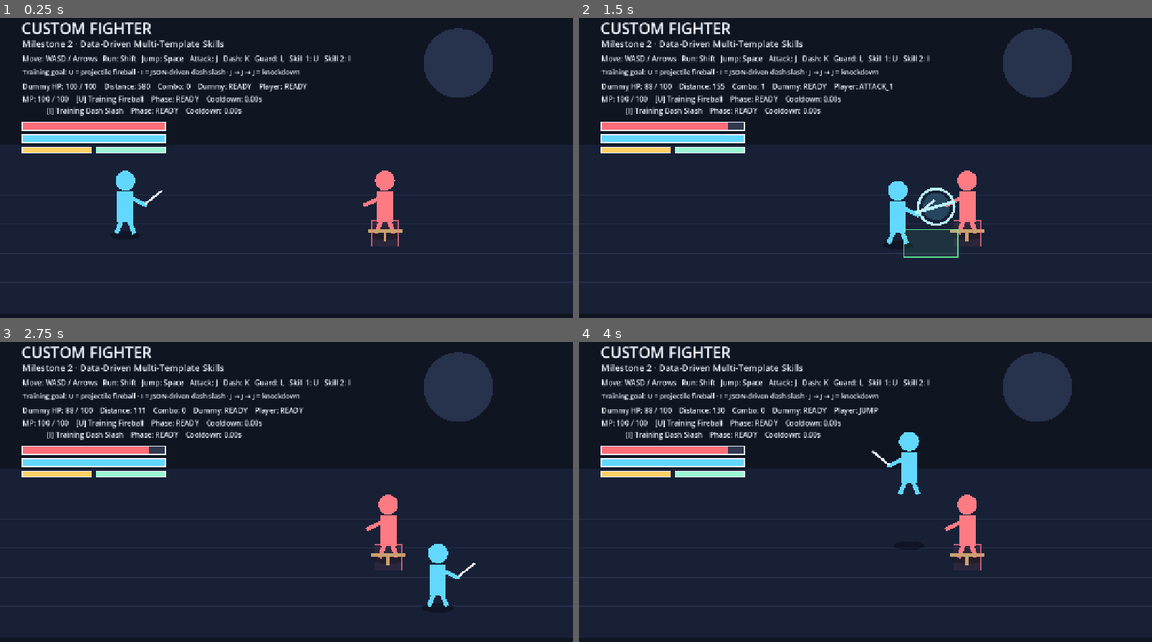
Above: before the commit, frames 1-4 (two rows, left to right).
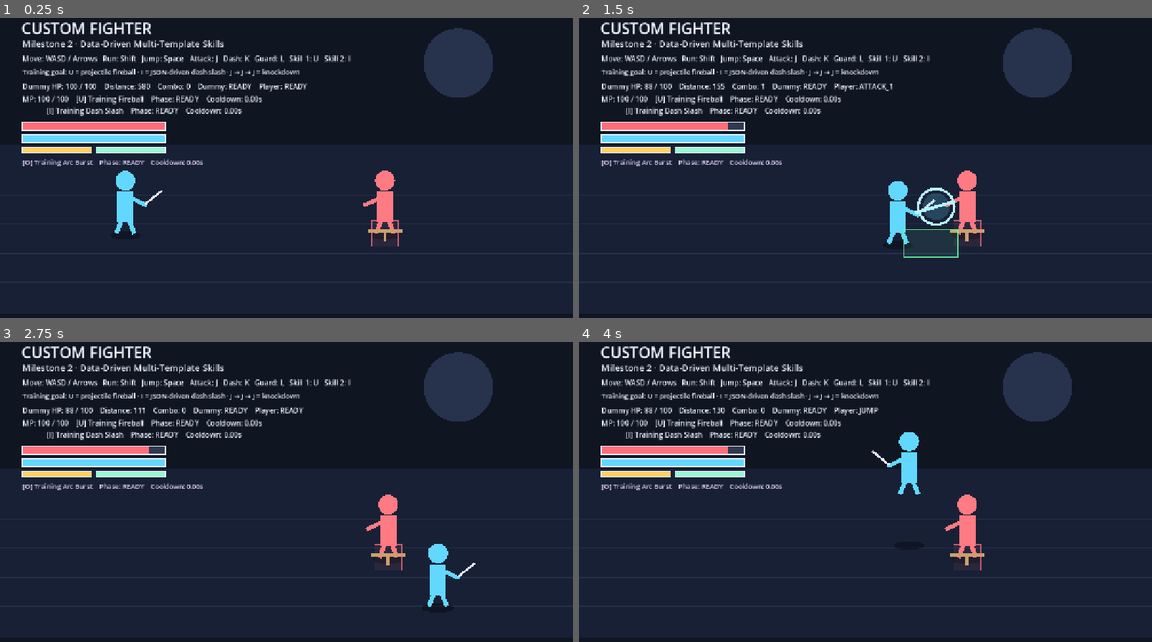
Above: after the commit, the same moments.

Repository: ws951125/custom-fighter
Game: Godot game, scene res://game/runtime/main.tscn
The game is run twice, just before and just after one commit, with the same random seed, the same clock (stepped at 60 frames per second) and the same inputs.
Inputs:
- Up to frame 1 (0.25 s): no input
- Up to frame 2 (1.5 s): tap Enter at 0.5 s; hold D (move_right) 0.53-1.28 s; hold Shift (run) 0.53-1.28 s; tap Space (jump) at 0.77 s; hold S (move_down) from 1.28 s (still down); tap J (attack) at 1.35 s
- Up to frame 3 (2.75 s): tap Space (jump) at 1.52 s; tap Shift (run) at 1.55, 2.3 s; release S (move_down) at 2.03 s; hold D (move_right) from 2.03 s (still down); hold K (dash) from 2.03 s (still down)
- Up to frame 4 (4 s): release D (move_right) at 2.78 s; release K (dash) at 2.78 s; hold W (move_up) 2.78-3.53 s; tap L (guard) at 2.85 s; tap Space (jump) at 3.02, 3.77 s; tap Shift (run) at 3.05 s; hold A (move_left) from 3.53 s (still down); hold Shift (run) from 3.53 s (still down)

The runs differ from the first frame. In frame 1, 0.3% of the frame differs, in the area x 4-36%, y 47-50%; in frame 2, 0.3%; in frame 3, 0.3%; in frame 4, 0.3%.

Commit message:
feat: attach area skill controller to training room

Diff:
--- a/game/runtime/main.tscn
+++ b/game/runtime/main.tscn
@@ -1,6 +1,7 @@
-[gd_scene load_steps=2 format=3]
+[gd_scene load_steps=3 format=3]
 
 [ext_resource type="Script" path="res://game/runtime/main.gd" id="1_main"]
+[ext_resource type="Script" path="res://game/runtime/area_skill_controller.gd" id="2_area"]
 
 [node name="Main" type="Control"]
 layout_mode = 3
@@ -10,3 +11,13 @@
 grow_horizontal = 2
 grow_vertical = 2
 script = ExtResource("1_main")
+
+[node name="AreaSkillController" type="Control" parent="."]
+layout_mode = 1
+anchors_preset = 15
+anchor_right = 1.0
+anchor_bottom = 1.0
+grow_horizontal = 2
+grow_vertical = 2
+mouse_filter = 2
+script = ExtResource("2_area")
